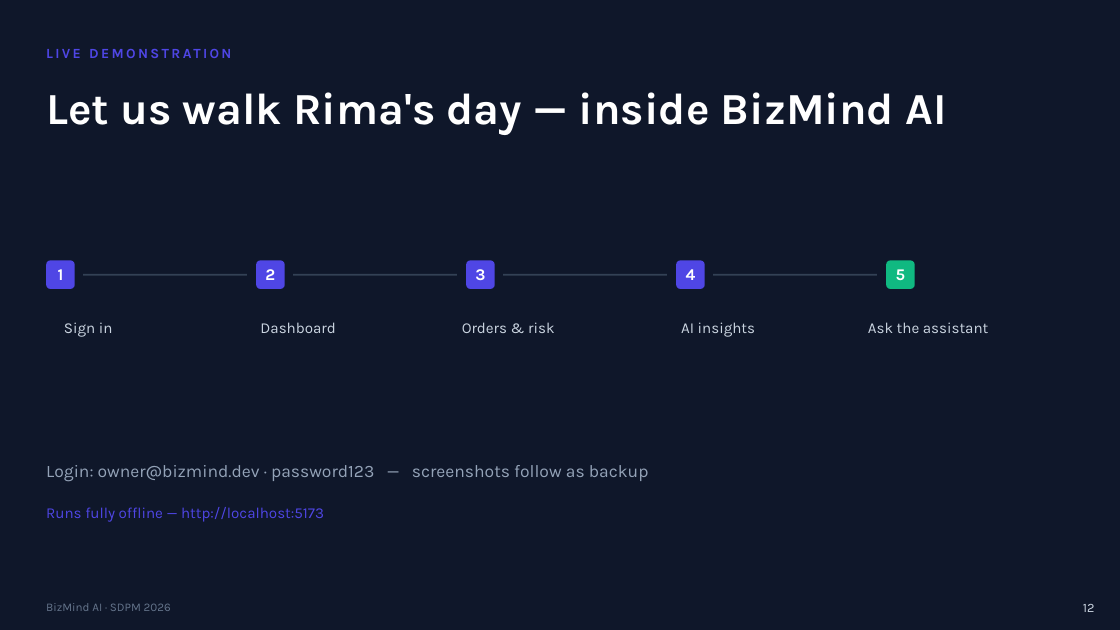
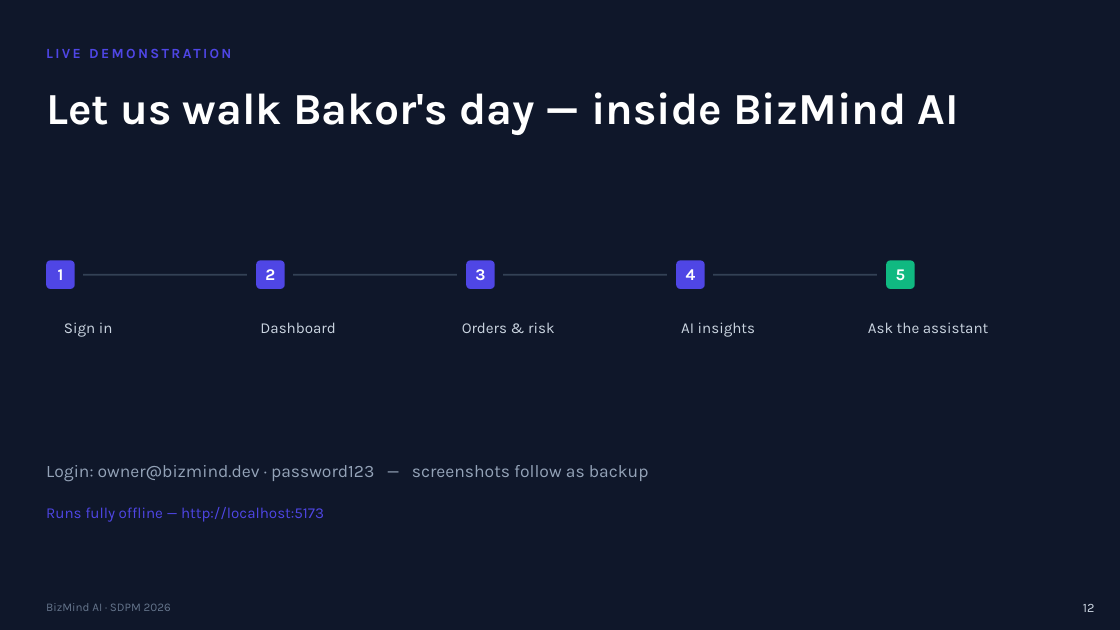
Before and after one commit to bakorish/bizmind-ai, a slide deck: slide 12 of docs/BizMind_AI_SDPM_Presentation.pptx. Drawn at 1120x630 pixels with LibreOffice and Linux fonts; fonts in the diff are those of the drawing. Boxes give left, top, right and bottom in pixels: in the first picture for what was removed or moved away, otherwise in the second. Text is boxed around its words. In the diff, an @@ line names an element or a change of style, - is before the commit and + after.

Commit message:
Deck: Bakor's shop story, remove uni emblem, formal university block on title

```diff
--- a/docs/BizMind_AI_SDPM_Presentation.pptx
+++ b/docs/BizMind_AI_SDPM_Presentation.pptx
@@ text at box(46, 92, 959, 135): text changed @@
-Let us walk Rima's day — inside BizMind AI
+Let us walk Bakor's day — inside BizMind AI
```
Also in this commit, not shown: 2 other slides changed.
